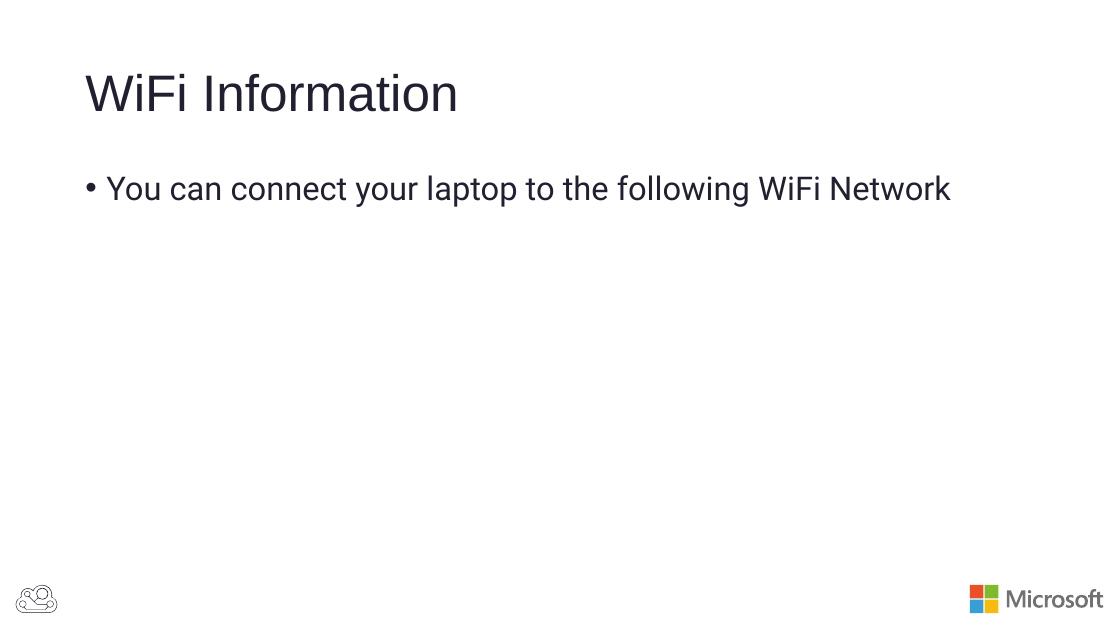
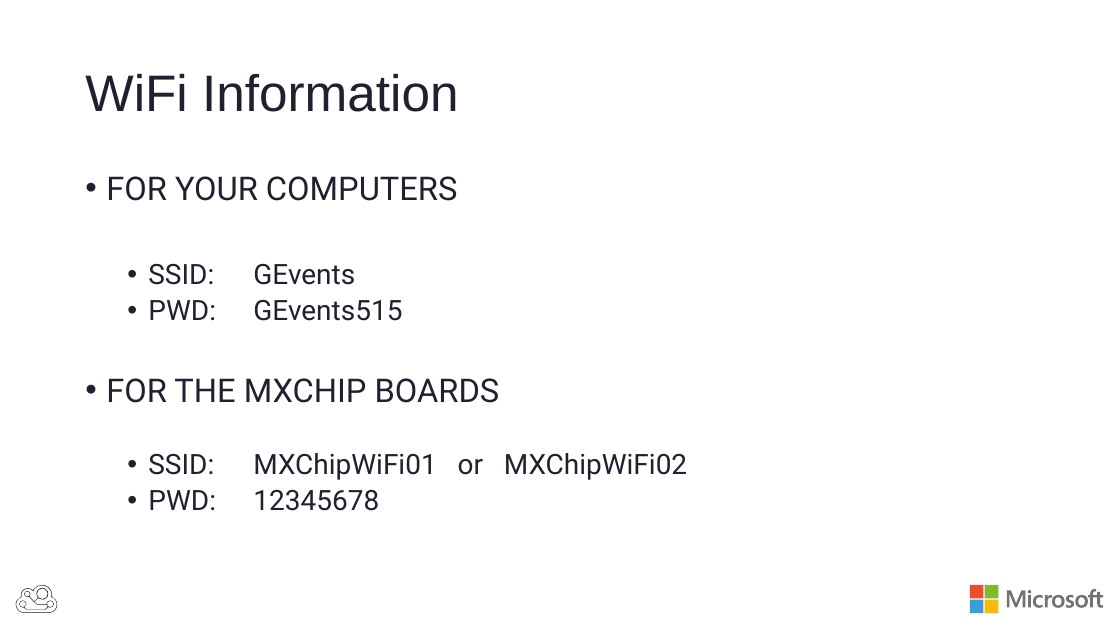
Before and after one commit to BretStateham/FlySimExpress, a slide deck: slide 2 of Slides/FlySimExpress.pptx. Drawn at 1120x630 pixels with LibreOffice and Linux fonts; fonts in the diff are those of the drawing. Boxes give left, top, right and bottom in pixels: in the first picture for what was removed or moved away, otherwise in the second. Text is boxed around its words. In the diff, an @@ line names an element or a change of style, - is before the commit and + after.

Commit message:
Fixed slides and typos

```diff
--- a/Slides/FlySimExpress.pptx
+++ b/Slides/FlySimExpress.pptx
@@ text at [106, 176, 687, 511]: text changed; size 28 to 24 pt @@
-• You can connect your laptop to the following WiFi Network
+• FOR YOUR COMPUTERS
+  • SSID: GEvents
+  • PWD: GEvents515
+• FOR THE MXCHIP BOARDS
+  • SSID: MXChipWiFi01 or MXChipWiFi02
+  • PWD: 12345678
```
Also in this commit, not shown: 3 other slides changed, 2 slides added, 2 slides removed, 3 other files.
